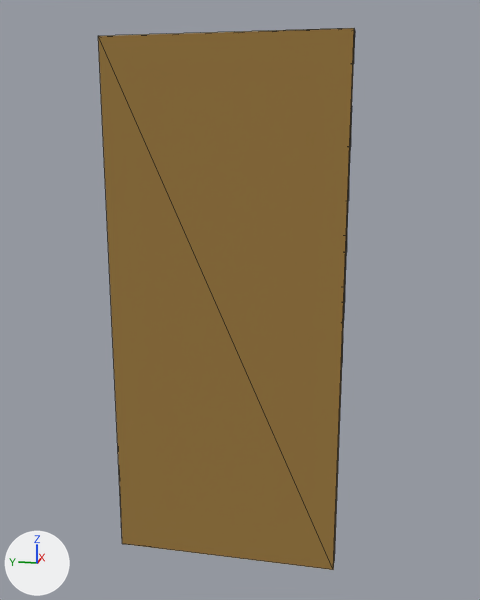
The glTF model public/models/nose_light_l.glb, before and after one commit.
Both versions are drawn from a camera (50 mm lens) standing at (-0.884, -0.265, -0.17) and looking at (0.311, -0.026, -0.469). Arrows for +X, +Y and +Z are at lower left; the lights stay in place. The picture after the commit comes second. Mesh edges are drawn as thin lines. Vertices at exactly the same position are counted once.

In view in the first picture: 'nose_light_l'.
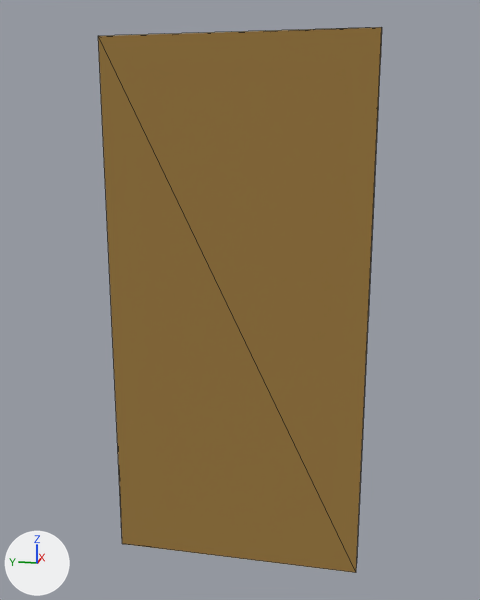
The newer file is also turned or shifted as a whole; pictures and numbers use the older file's frame.

What differs and where, as boxes [x1, y1, x2, y2] in the pictures (480 x 600 px):
'nose_light_l', reshaped (10% wider): before [98, 28, 355, 570]; after [98, 27, 382, 573]

The change, as a list of edits to the scene's bpy script:
```text
Change me_cube:
    used by ob_nose_light_l; location = (0.0, 0.0, 0.0)
    remove me_cube.from_pydata(...)  # 88 vertices, 132 faces; spans x 0.28..0.325, y -0.22..0.22, z -1.0..0.0
    add me_cube.from_pydata(...)  # 88 vertices, 132 faces; spans x 0.28..0.325, y -0.264..0.22, z -1.0..0.0
    me_cube part 1: all 32 vertices in x 0.28..0.325, y -0.22, z -1.0..0.0 are moved by (0.0, -0.044, 0.0)
```
